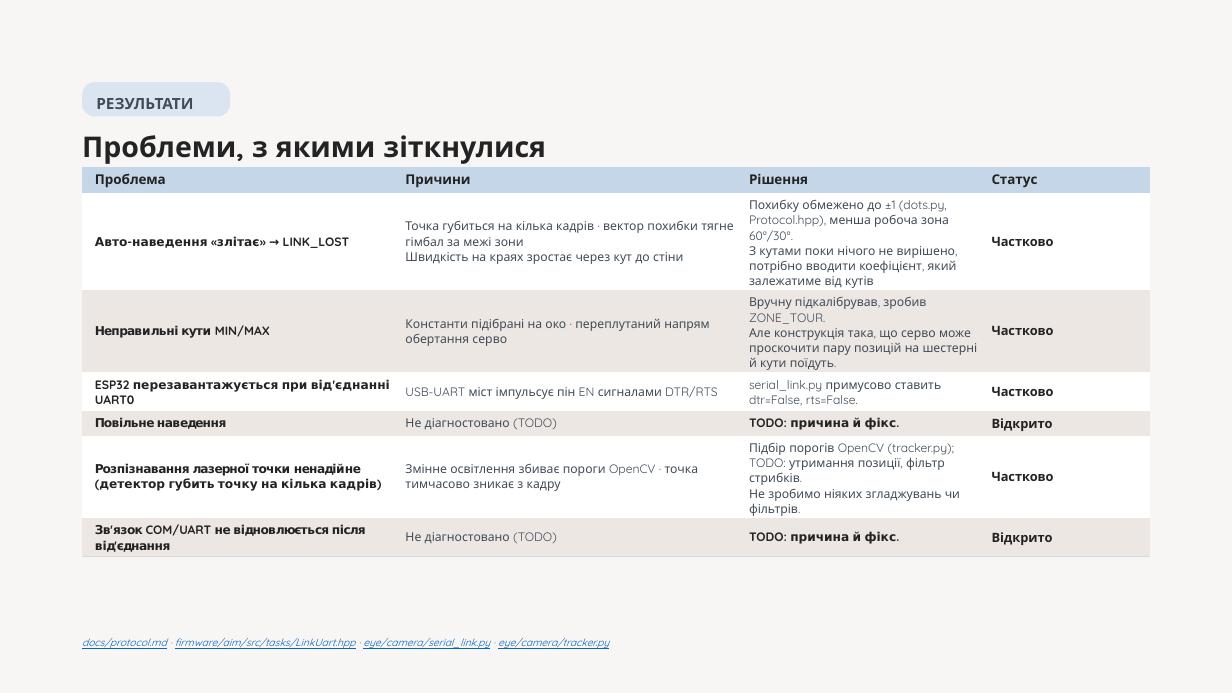
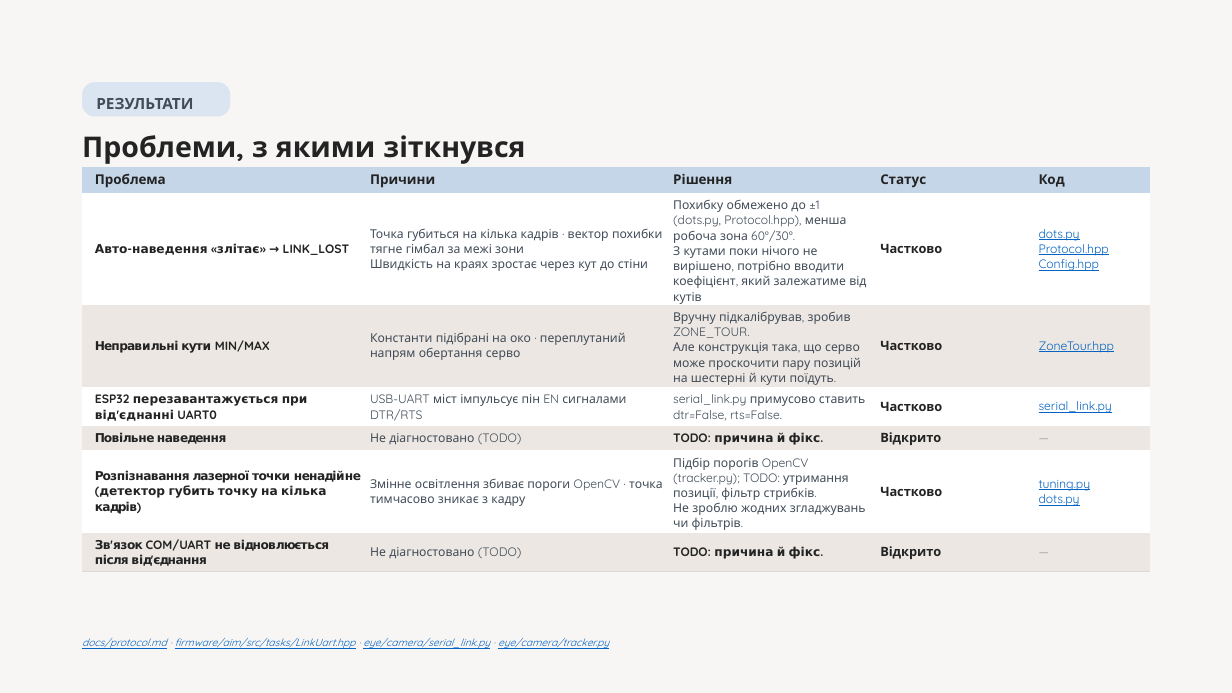
Before and after one commit to melnikvitaly/workshops, a slide deck: slide 9 of workshop-7-final_project/docs/assestment/presentation/Laser Gimbal with Camera Tracking on ESP32-S3.pptx. Drawn at 1232x693 pixels with LibreOffice and Linux fonts; fonts in the diff are those of the drawing. Boxes give left, top, right and bottom in pixels: in the first picture for what was removed or moved away, otherwise in the second. Text is boxed around its words. In the diff, an @@ line names an element or a change of style, - is before the commit and + after.

Commit message:
wip

```diff
--- a/workshop-7-final_project/docs/assestment/presentation/Laser Gimbal with Camera Tracking on ESP32-S3.pptx
+++ b/workshop-7-final_project/docs/assestment/presentation/Laser Gimbal with Camera Tracking on ESP32-S3.pptx
@@ text at bbox=[82, 135, 525, 164]: text changed @@
-Проблеми, з якими зіткнулися
+Проблеми, з якими зіткнувся
@@ table at bbox=[82, 166, 1150, 568] @@
-column 3, row 6: Підбір порогів OpenCV (tracker.py); TODO: утримання позиції, фільтр стрибків. / Не зробимо ніяких згладжувань чи фільтрів.
+column 3, row 6: Підбір порогів OpenCV (tracker.py); TODO: утримання позиції, фільтр стрибків. / Не зроблю жодних згладжувань чи фільтрів.
+column 5: Код | dots.py / Protocol.hpp / Config.hpp | ZoneTour.hpp | serial_link.py | — | tuning.py / dots.py | —
```
Also in this commit, not shown: 3 other slides changed.
